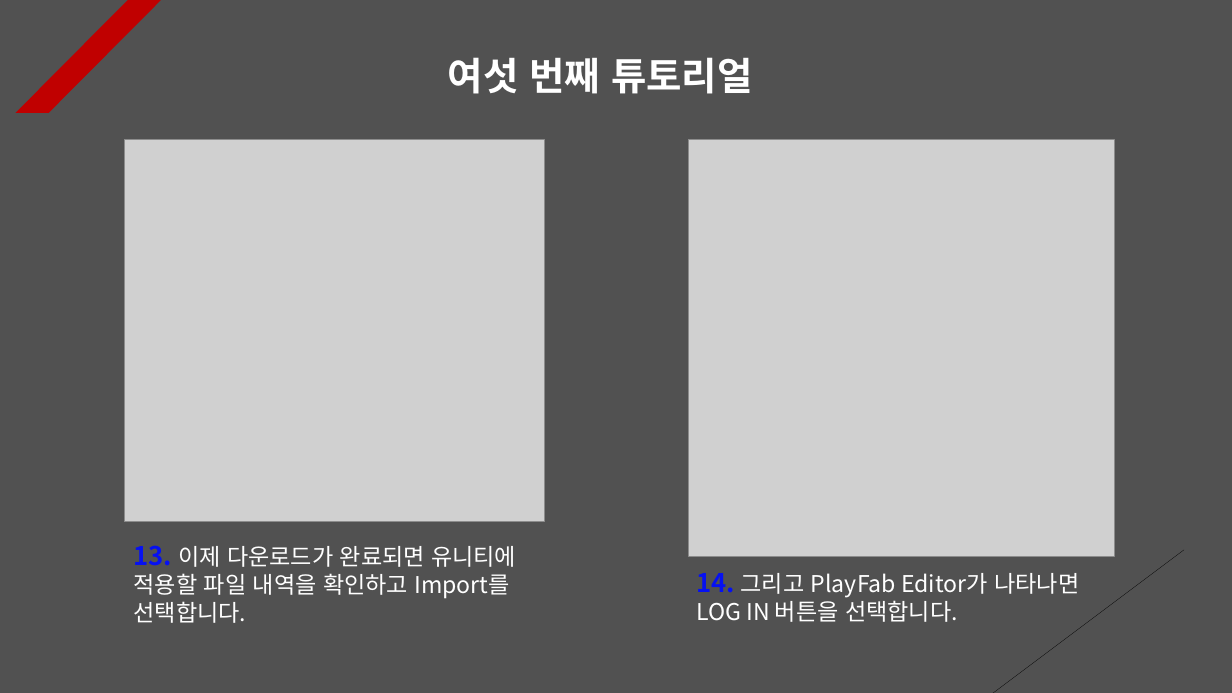
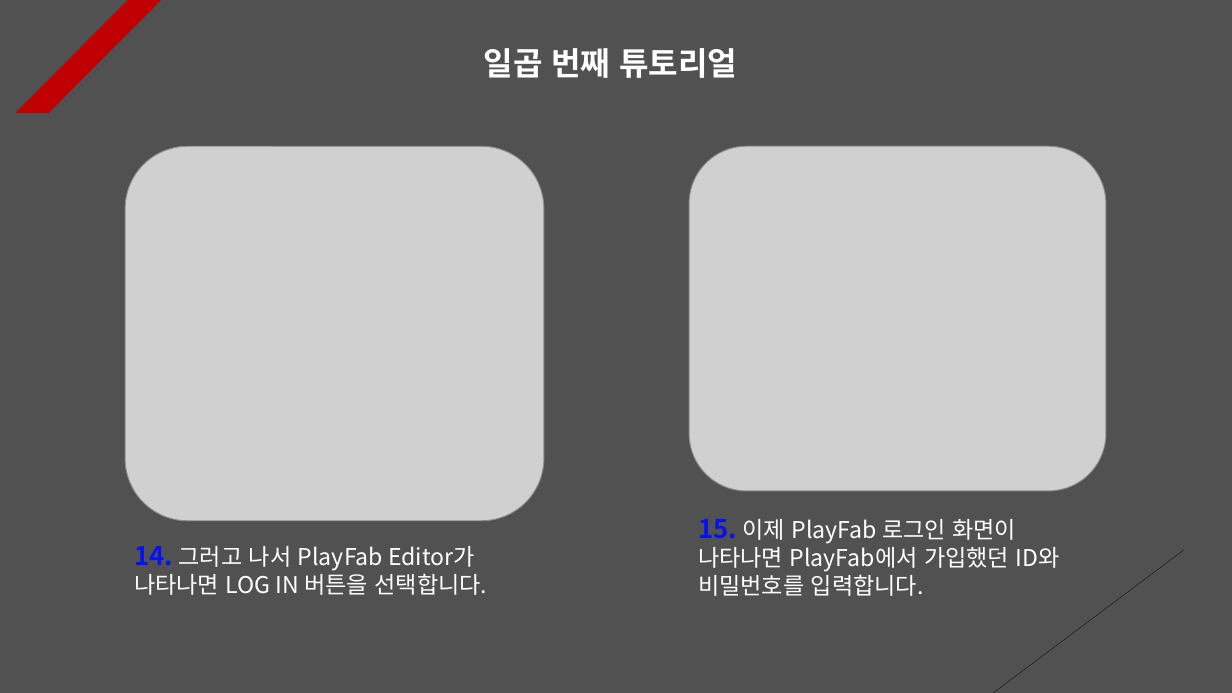
Before and after one commit to Unity2033/3D-UnityEngine, a slide deck: slide 7 of Assets/Class/Photon Server/PPT Data/Photon PlayFab.pptx (slide 6 before the commit). Drawn at 1232x693 pixels with LibreOffice and Linux fonts; fonts in the diff are those of the drawing; grey boxes stand for pictures. Boxes give left, top, right and bottom in pixels: in the first picture for what was removed or moved away, otherwise in the second. Text is boxed around its words. In the diff, an @@ line names an element or a change of style, - is before the commit and + after.

```diff
--- a/Assets/Class/Photon Server/PPT Data/Photon PlayFab.pptx
+++ b/Assets/Class/Photon Server/PPT Data/Photon PlayFab.pptx
@@ text at <box>484,48,737,78</box>: text changed; size 30 to 25 pt @@
-여섯 번째 튜토리얼
+일곱 번째 튜토리얼
@@ picture: place and size @@
-picture at <box>689,140,1114,556</box>
+picture at <box>125,146,543,520</box>
@@ picture removed at <box>125,140,545,522</box> @@
@@ picture added at <box>689,146,1106,491</box> @@
@@ text added at <box>698,519,1060,596</box>, 18 pt, text #FFFFFF @@
+15. 이제 PlayFab 로그인 화면이 나타나면 PlayFab에서 가입했던 ID와 비밀번호를 입력합니다.
@@ text at <box>134,546,488,595</box>: text changed @@
-14. 그리고 PlayFab Editor가 나타나면 LOG IN 버튼을 선택합니다.
+14. 그러고 나서 PlayFab Editor가 나타나면 LOG IN 버튼을 선택합니다.
@@ text removed at <box>134,545,516,623</box> @@
-13. 이제 다운로드가 완료되면 유니티에 적용할 파일 내역을 확인하고 Import를 선택합니다.
```
Also in this commit, not shown: 11 other slides changed, 2 slides added, 47 other files.
